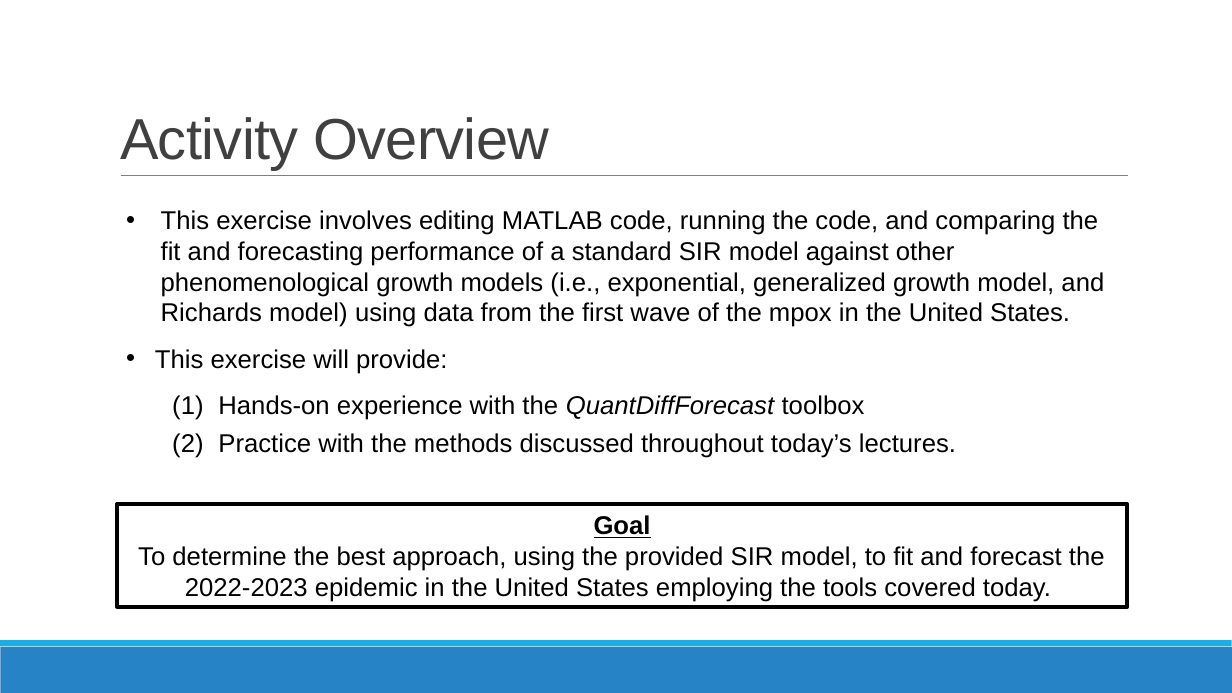
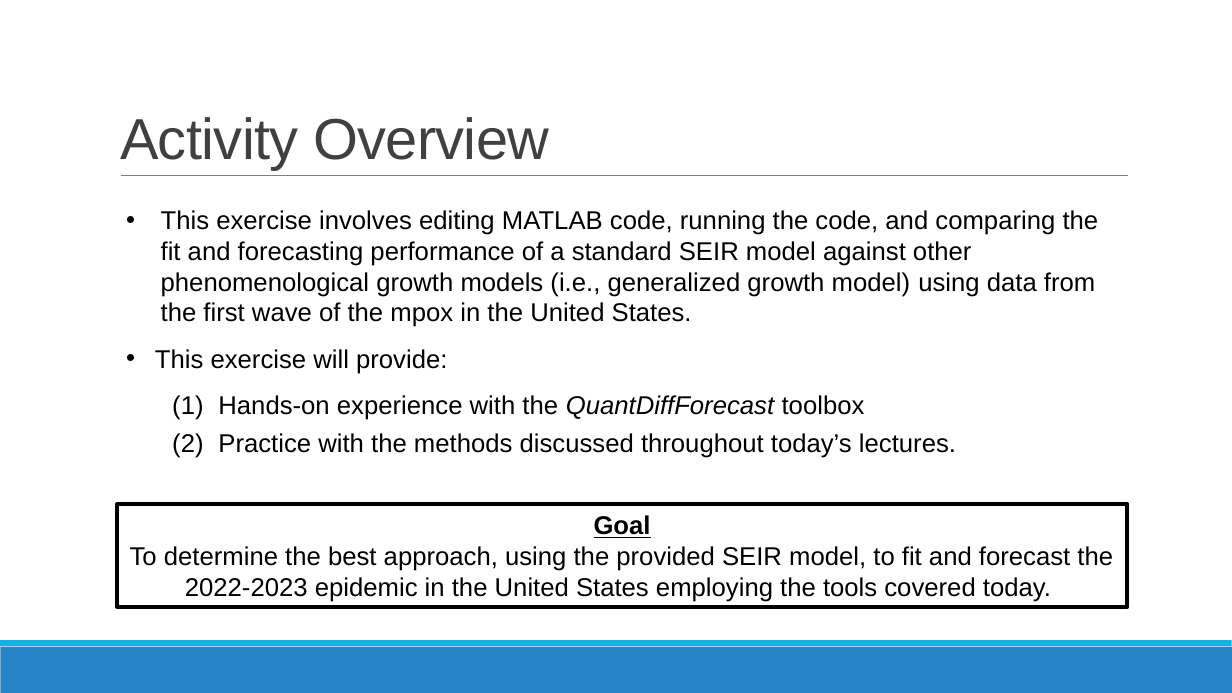
Before and after one commit to bleicham/bleicham.github.io, a slide deck: slide 2 of PPT Form/Day One - Practical Exercise.pptx. Drawn at 1232x693 pixels with LibreOffice and Linux fonts; fonts in the diff are those of the drawing. Boxes give left, top, right and bottom in pixels: in the first picture for what was removed or moved away, otherwise in the second. Text is boxed around its words. In the diff, an @@ line names an element or a change of style, - is before the commit and + after.

Commit message:
Update with Activity

```diff
--- a/PPT Form/Day One - Practical Exercise.pptx
+++ b/PPT Form/Day One - Practical Exercise.pptx
@@ text at bbox=[161, 210, 1099, 327]: text changed @@
-• This exercise involves editing MATLAB code, running the code, and comparing the fit and forecasting performance of a standard SIR model against other phenomenological growth models (i.e., exponential, generalized growth model, and Richards model) using data from the first wave of the mpox in the United States.
+• This exercise involves editing MATLAB code, running the code, and comparing the fit and forecasting performance of a standard SEIR model against other phenomenological growth models (i.e., generalized growth model) using data from the first wave of the mpox in the United States.
@@ text in rectangle at bbox=[130, 546, 1113, 602]: text changed @@
-To determine the best approach, using the provided SIR model, to fit and forecast the 2022-2023 epidemic in the United States employing the tools covered today.
+To determine the best approach, using the provided SEIR model, to fit and forecast the 2022-2023 epidemic in the United States employing the tools covered today.
```
Also in this commit, not shown: 4 other slides changed, 1 slide added, 1 slide removed, 12 other files.
